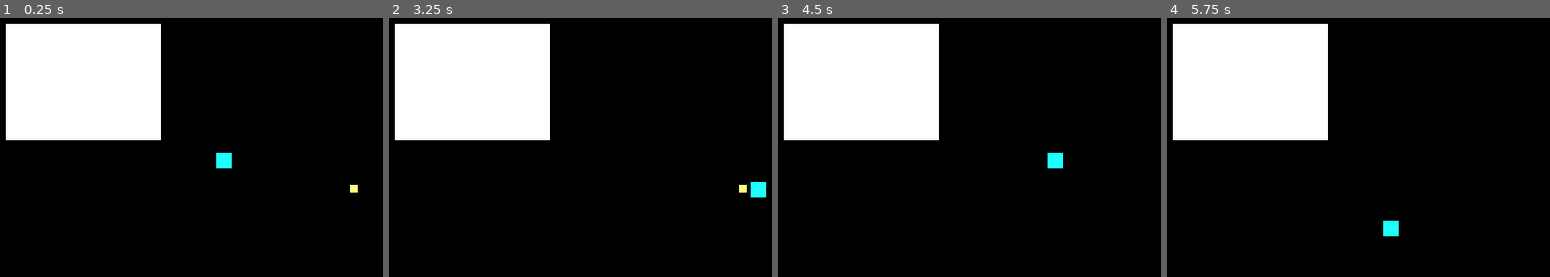
Above: before the commit, frames 1-4 (left to right).
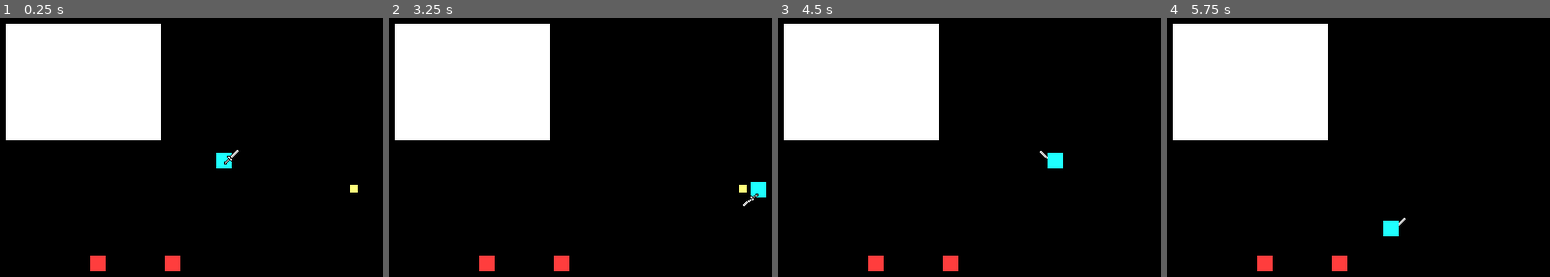
Above: after the commit, the same moments.

Repository: OwenDdev/Project-King
Game: Godot game, scene res://free_world.tscn
Same seed, same stepped clock (60 frames per second), same inputs: the game is played once before the commit and once after it.
Inputs (mouse positions are in pixels of both pictures, inside the frame that each line leads up to):
- Up to frame 1 (0.25 s): no input
- Up to frame 2 (3.25 s): tap Enter at 0.5 s; move the mouse to (outside the picture) at 0.52 s; press the mouse at (outside the picture) at 0.53 s; hold D (Right) 0.53-1.28 s; move the mouse to (523, 201) at 1.27 s; release the mouse at (523, 201) at 1.28 s; hold S (Down) 1.28-2.03 s; tap E (Interact) at 1.35 s; click (523, 201) at 1.55 s; move the mouse to (710, 108) at 2.02 s; press the mouse at (710, 108) at 2.03 s; hold D (Right) 2.03-2.78 s; move the mouse to (618, 253) at 2.77 s; release the mouse at (618, 253) at 2.78 s; hold W (Up) from 2.78 s (still down); click (618, 253) at 2.85 s
- Up to frame 3 (4.5 s): move the mouse to (outside the picture) at 3.52 s; release W (Up) at 3.53 s; hold E (Interact) 3.53-4.28 s; hold A (Left) from 3.53 s (still down); click (outside the picture) at 3.8 s; move the mouse to (850, 131) at 4.27 s; click (850, 131) at 4.35 s
- Up to frame 4 (5.75 s): move the mouse to (1458, 183) at 5.02 s; release A (Left) at 5.03 s; press the mouse at (1458, 183) at 5.03 s; hold S (Down) from 5.03 s (still down)

The runs differ from the first frame. In frame 1, 0.5% of the frame differs, in the area x 23-63%, y 50-98%; in frame 2, 0.5%; in frame 3, 0.5%; in frame 4, 0.5%.

Commit message:
Basic Melee attack
Basic Enemy (dummy) created
weapon animation created
attack node created

Diff:
--- /dev/null
+++ b/projectking/attack.gd
@@ -0,0 +1,17 @@
+extends Node2D
+
+var weapon_damage: float = 1.0
+
+func _ready() -> void:
+	look_at(get_global_mouse_position())
+	$Sprite2D/AnimationPlayer.play("slash")
+
+
+func _on_anmation_player_animation_finished(anim_name: StringName) -> void:
+	if anim_name == "slash":
+		queue_free()
+
+
+func _on_area_2d_body_entered(body: Node2D) -> void:
+	if body.is_in_group("enemy"):
+		body.take_damage(weapon_damage)
--- /dev/null
+++ b/projectking/attack.tscn
@@ -0,0 +1,63 @@
+[gd_scene load_steps=6 format=3 uid="uid://c3ymoiokuskf"]
+
+[ext_resource type="Script" path="res://attack.gd" id="1_31pv0"]
+
+[sub_resource type="RectangleShape2D" id="RectangleShape2D_cwtxp"]
+size = Vector2(50, 16)
+
+[sub_resource type="Animation" id="Animation_a8l43"]
+resource_name = "slash"
+length = 0.6
+step = 0.05
+tracks/0/type = "value"
+tracks/0/imported = false
+tracks/0/enabled = true
+tracks/0/path = NodePath("../Area2D/CollisionShape2D:disabled")
+tracks/0/interp = 1
+tracks/0/loop_wrap = true
+tracks/0/keys = {
+"times": PackedFloat32Array(0, 0.6),
+"transitions": PackedFloat32Array(1, 1),
+"update": 1,
+"values": [false, true]
+}
+
+[sub_resource type="Animation" id="Animation_7d0va"]
+length = 0.001
+tracks/0/type = "value"
+tracks/0/imported = false
+tracks/0/enabled = true
+tracks/0/path = NodePath("../Area2D/CollisionShape2D:disabled")
+tracks/0/interp = 1
+tracks/0/loop_wrap = true
+tracks/0/keys = {
+"times": PackedFloat32Array(0),
+"transitions": PackedFloat32Array(1),
+"update": 1,
+"values": [false]
+}
+
+[sub_resource type="AnimationLibrary" id="AnimationLibrary_cuwgu"]
+_data = {
+"RESET": SubResource("Animation_7d0va"),
+"slash": SubResource("Animation_a8l43")
+}
+
+[node name="attack" type="Node2D"]
+script = ExtResource("1_31pv0")
+
+[node name="Area2D" type="Area2D" parent="."]
+
+[node name="CollisionShape2D" type="CollisionShape2D" parent="Area2D"]
+position = Vector2(25, 0)
+shape = SubResource("RectangleShape2D_cwtxp")
+
+[node name="Sprite2D" type="Sprite2D" parent="."]
+
+[node name="AnimationPlayer" type="AnimationPlayer" parent="Sprite2D"]
+libraries = {
+"": SubResource("AnimationLibrary_cuwgu")
+}
+
+[connection signal="body_entered" from="Area2D" to="." method="_on_area_2d_body_entered"]
+[connection signal="animation_finished" from="Sprite2D/AnimationPlayer" to="." method="_on_animation_player_animation_finished"]
--- /dev/null
+++ b/projectking/enemy.gd
@@ -0,0 +1,20 @@
+extends CharacterBody2D
+
+var health: float = 3.0
+
+func take_damage(weapon_damge: float):
+	self.modulate = Color.WHITE
+	health -= weapon_damge
+
+	if health <= 0.0:
+		queue_free()
+
+
+# Called when the node enters the scene tree for the first time.
+func _ready() -> void:
+	pass # Replace with function body.
+
+
+# Called every frame. 'delta' is the elapsed time since the previous frame.
+func _process(delta: float) -> void:
+	pass
--- /dev/null
+++ b/projectking/enemy.tscn
@@ -0,0 +1,18 @@
+[gd_scene load_steps=4 format=3 uid="uid://5hy0poeu1w4b"]
+
+[ext_resource type="Script" path="res://enemy.gd" id="1_hfljh"]
+[ext_resource type="Texture2D" uid="uid://ugbfsjstwgcv" path="res://base.png" id="1_w2urq"]
+
+[sub_resource type="RectangleShape2D" id="RectangleShape2D_qdtng"]
+size = Vector2(14, 14)
+
+[node name="Enemy" type="CharacterBody2D" groups=["enemy"]]
+script = ExtResource("1_hfljh")
+
+[node name="Sprite2D" type="Sprite2D" parent="."]
+modulate = Color(1, 0.24, 0.24, 1)
+texture_filter = 1
+texture = ExtResource("1_w2urq")
+
+[node name="CollisionShape2D" type="CollisionShape2D" parent="."]
+shape = SubResource("RectangleShape2D_qdtng")
--- a/projectking/free_world.tscn
+++ b/projectking/free_world.tscn
@@ -1,10 +1,11 @@
-[gd_scene load_steps=7 format=3 uid="uid://dytauo73xw1on"]
+[gd_scene load_steps=8 format=3 uid="uid://dytauo73xw1on"]
 
 [ext_resource type="PackedScene" uid="uid://5hn6xyxku0km" path="res://player_k.tscn" id="1_aq7ej"]
 [ext_resource type="Script" path="res://free_world.gd" id="1_c5wvl"]
 [ext_resource type="PackedScene" uid="uid://duq1j5fmopgbm" path="res://basic_collectable.tscn" id="2_2cln7"]
 [ext_resource type="PackedScene" uid="uid://dn0yd4fk1lunw" path="res://home.tscn" id="3_43e15"]
 [ext_resource type="PackedScene" uid="uid://del724g2kphlu" path="res://scene_trigger.tscn" id="4_3kur2"]
+[ext_resource type="PackedScene" uid="uid://5hy0poeu1w4b" path="res://enemy.tscn" id="6_ouegg"]
 
 [sub_resource type="RectangleShape2D" id="RectangleShape2D_nwrla"]
 size = Vector2(24, 22)
@@ -32,3 +33,9 @@
 
 [node name="any" type="Marker2D" parent="EntranceMarkers"]
 position = Vector2(138, 142)
+
+[node name="Enemy" parent="." instance=ExtResource("6_ouegg")]
+position = Vector2(153, 261)
+
+[node name="Enemy2" parent="." instance=ExtResource("6_ouegg")]
+position = Vector2(230, 261)
--- a/projectking/player.gd
+++ b/projectking/player.gd
@@ -3,6 +3,14 @@
 var speed = 100
 
 var input_velocity = Vector2.ZERO
+
+var current_look_dir = "right"
+
+# weapon variables
+var can_slash: bool = true
+@export var slash_time: float = 0.2
+@export var sword_return_time: float = 0.5
+@export var weapon_damage: float = 1.0
 
 var Inventory = []
 
@@ -39,3 +47,44 @@
 		velocity = Vector2.ZERO
 
 	move_and_slide()
+
+	#look direction
+	if current_look_dir == "right" and  get_global_mouse_position().x < global_position.x:
+		$Sprite2D/flip_anim.play("look_left")
+		current_look_dir = "left"
+	elif current_look_dir == "left" and  get_global_mouse_position().x > global_position.x:
+		$Sprite2D/flip_anim.play("look_right")
+		current_look_dir = "right"
+
+	if get_global_mouse_position().y > global_position.y:
+		$Sprite2D/weapon.show_behind_parent = false
+		$Sprite2D.frame = 0
+	else:
+		$Sprite2D/weapon.show_behind_parent = true
+		# chang to fix a non game breaking error (investigate in future)
+		#$Sprite2D.frame = 1
+		$Sprite2D.frame = 0
+
+	if Input.is_action_pressed("attack") and can_slash:
+		$Sprite2D/weapon/AnimationPlayer.speed_scale = $Sprite2D/weapon/AnimationPlayer.get_animation("slash").length / slash_time
+		$Sprite2D/weapon/AnimationPlayer.play("slash")
+		can_slash = false
+
+# Core melee attack code
+const sword_slash_preload = preload("res://attack.tscn")
+func spawn_attack():
+	var sword_slash_var = sword_slash_preload.instantiate()
+	sword_slash_var.global_position = global_position
+	sword_slash_var.get_node("Sprite2D/AnimationPlayer").speed_scale = sword_slash_var.get_node("Sprite2D/AnimationPlayer").get_animation("slash").length / slash_time
+	sword_slash_var.get_node("Sprite2D").flip_v = false if get_global_mouse_position().x > global_position.x else true
+	sword_slash_var.weapon_damage = weapon_damage
+	get_parent().add_child(sword_slash_var)
+
+
+
+func _on_animation_player_animation_finished(anim_name: StringName) -> void:
+	if anim_name == "slash":
+		$Sprite2D/weapon/AnimationPlayer.speed_scale = $Sprite2D/weapon/AnimationPlayer.get_animation("sword_return").length / sword_return_time
+		$Sprite2D/weapon/AnimationPlayer.play("sword_return")
+	else:
+		can_slash = true
--- a/projectking/player_k.tscn
+++ b/projectking/player_k.tscn
@@ -1,20 +1,199 @@
-[gd_scene load_steps=4 format=3 uid="uid://5hn6xyxku0km"]
+[gd_scene load_steps=13 format=3 uid="uid://5hn6xyxku0km"]
 
 [ext_resource type="Texture2D" uid="uid://ugbfsjstwgcv" path="res://base.png" id="1_jnoy0"]
 [ext_resource type="Script" path="res://player.gd" id="1_mf12n"]
+[ext_resource type="Texture2D" uid="uid://cejye3hcxlf4a" path="res://sword.png" id="3_g2jvb"]
 
 [sub_resource type="RectangleShape2D" id="RectangleShape2D_xv118"]
-size = Vector2(16, 15)
+size = Vector2(16, 16)
+
+[sub_resource type="Animation" id="Animation_s62tk"]
+resource_name = "slash"
+length = 0.3
+step = 0.05
+tracks/0/type = "value"
+tracks/0/imported = false
+tracks/0/enabled = true
+tracks/0/path = NodePath(".:rotation")
+tracks/0/interp = 1
+tracks/0/loop_wrap = true
+tracks/0/keys = {
+"times": PackedFloat32Array(0, 0.25),
+"transitions": PackedFloat32Array(0.5, -2),
+"update": 0,
+"values": [0.0, 1.65806]
+}
+tracks/1/type = "value"
+tracks/1/imported = false
+tracks/1/enabled = true
+tracks/1/path = NodePath(".:scale")
+tracks/1/interp = 1
+tracks/1/loop_wrap = true
+tracks/1/keys = {
+"times": PackedFloat32Array(0, 0.3),
+"transitions": PackedFloat32Array(0.5, 0.5),
+"update": 0,
+"values": [Vector2(1, 1), Vector2(0.8, 0.95)]
+}
+tracks/2/type = "method"
+tracks/2/imported = false
+tracks/2/enabled = true
+tracks/2/path = NodePath("../..")
+tracks/2/interp = 1
+tracks/2/loop_wrap = true
+tracks/2/keys = {
+"times": PackedFloat32Array(0.05),
+"transitions": PackedFloat32Array(1),
+"values": [{
+"args": [],
+"method": &"spawn_attack"
+}]
+}
+
+[sub_resource type="Animation" id="Animation_4ai0e"]
+length = 0.001
+tracks/0/type = "value"
+tracks/0/imported = false
+tracks/0/enabled = true
+tracks/0/path = NodePath(".:rotation")
+tracks/0/interp = 1
+tracks/0/loop_wrap = true
+tracks/0/keys = {
+"times": PackedFloat32Array(0),
+"transitions": PackedFloat32Array(1),
+"update": 0,
+"values": [0.0]
+}
+tracks/1/type = "value"
+tracks/1/imported = false
+tracks/1/enabled = true
+tracks/1/path = NodePath(".:scale")
+tracks/1/interp = 1
+tracks/1/loop_wrap = true
+tracks/1/keys = {
+"times": PackedFloat32Array(0),
+"transitions": PackedFloat32Array(1),
+"update": 0,
+"values": [Vector2(1, 1)]
+}
+
+[sub_resource type="Animation" id="Animation_j2cyd"]
+resource_name = "sword_return"
+length = 0.65
+tracks/0/type = "value"
+tracks/0/imported = false
+tracks/0/enabled = true
+tracks/0/path = NodePath(".:rotation")
+tracks/0/interp = 1
+tracks/0/loop_wrap = true
+tracks/0/keys = {
+"times": PackedFloat32Array(0, 0.2, 0.65),
+"transitions": PackedFloat32Array(-2, -2, 0.5),
+"update": 0,
+"values": [1.65806, 1.65806, 0.0]
+}
+tracks/1/type = "value"
+tracks/1/imported = false
+tracks/1/enabled = true
+tracks/1/path = NodePath(".:scale")
+tracks/1/interp = 1
+tracks/1/loop_wrap = true
+tracks/1/keys = {
+"times": PackedFloat32Array(0, 0.65),
+"transitions": PackedFloat32Array(0.5, 0.5),
+"update": 0,
+"values": [Vector2(0.8, 0.95), Vector2(1, 1)]
+}
+
+[sub_resource type="AnimationLibrary" id="AnimationLibrary_vfyd6"]
+_data = {
+"RESET": SubResource("Animation_4ai0e"),
+"slash": SubResource("Animation_s62tk"),
+"sword_return": SubResource("Animation_j2cyd")
+}
+
+[sub_resource type="Animation" id="Animation_sw4dn"]
+resource_name = "look_left"
+length = 0.15
+step = 0.05
+tracks/0/type = "value"
+tracks/0/imported = false
+tracks/0/enabled = true
+tracks/0/path = NodePath(".:scale")
+tracks/0/interp = 1
+tracks/0/loop_wrap = true
+tracks/0/keys = {
+"times": PackedFloat32Array(0, 0.15),
+"transitions": PackedFloat32Array(0.5, 2),
+"update": 0,
+"values": [Vector2(1, 1), Vector2(-1, 1)]
+}
+
+[sub_resource type="Animation" id="Animation_x3v0m"]
+length = 0.001
+tracks/0/type = "value"
+tracks/0/imported = false
+tracks/0/enabled = true
+tracks/0/path = NodePath(".:scale")
+tracks/0/interp = 1
+tracks/0/loop_wrap = true
+tracks/0/keys = {
+"times": PackedFloat32Array(0),
+"transitions": PackedFloat32Array(1),
+"update": 0,
+"values": [Vector2(1, 1)]
+}
+
+[sub_resource type="Animation" id="Animation_xsuin"]
+resource_name = "look_right"
+length = 0.15
+step = 0.05
+tracks/0/type = "value"
+tracks/0/imported = false
+tracks/0/enabled = true
+tracks/0/path = NodePath(".:scale")
+tracks/0/interp = 1
+tracks/0/loop_wrap = true
+tracks/0/keys = {
+"times": PackedFloat32Array(0, 0.15),
+"transitions": PackedFloat32Array(0.5, 2),
+"update": 0,
+"values": [Vector2(-1, 1), Vector2(1, 1)]
+}
+
+[sub_resource type="AnimationLibrary" id="AnimationLibrary_h7mpd"]
+_data = {
+"RESET": SubResource("Animation_x3v0m"),
+"look_left": SubResource("Animation_sw4dn"),
+"look_right": SubResource("Animation_xsuin")
+}
 
 [node name="PlayerK" type="CharacterBody2D" groups=["Player"]]
+texture_filter = 1
 collision_layer = 9
 script = ExtResource("1_mf12n")
 
 [node name="CollisionShape2D" type="CollisionShape2D" parent="."]
-visible = false
-position = Vector2(0, -0.5)
 shape = SubResource("RectangleShape2D_xv118")
 
 [node name="Sprite2D" type="Sprite2D" parent="."]
-modulate = Color(0.121569, 1, 1, 1)
+self_modulate = Color(0.121569, 1, 1, 1)
 texture = ExtResource("1_jnoy0")
+
+[node name="weapon" type="Sprite2D" parent="Sprite2D"]
+texture_filter = 1
+position = Vector2(0, 4)
+texture = ExtResource("3_g2jvb")
+offset = Vector2(8, -8)
+
+[node name="AnimationPlayer" type="AnimationPlayer" parent="Sprite2D/weapon"]
+libraries = {
+"": SubResource("AnimationLibrary_vfyd6")
+}
+
+[node name="flip_anim" type="AnimationPlayer" parent="Sprite2D"]
+libraries = {
+"": SubResource("AnimationLibrary_h7mpd")
+}
+
+[connection signal="animation_finished" from="Sprite2D/weapon/AnimationPlayer" to="." method="_on_animation_player_animation_finished"]
--- a/projectking/project.godot
+++ b/projectking/project.godot
@@ -56,6 +56,12 @@
 "events": [Object(InputEventKey,"resource_local_to_scene":false,"resource_name":"","device":-1,"window_id":0,"alt_press …(192 unchanged characters)…
 ]
 }
+attack={
+"deadzone": 0.5,
+"events": [Object(InputEventMouseButton,"resource_local_to_scene":false,"resource_name":"","device":-1,"window_id":0,"alt_pressed":false,"shift_pressed":false,"ctrl_pressed":false,"meta_pressed":false,"button_mask":0,"position":Vector2(0, 0),"global_position":Vector2(0, 0),"factor":1.0,"button_index":1,"canceled":false,"pressed":false,"double_click":false,"script":null)
+, Object(InputEventKey,"resource_local_to_scene":false,"resource_name":"","device":-1,"window_id":0,"alt_pressed":false,"shift_pressed":false,"ctrl_pressed":false,"meta_pressed":false,"pressed":false,"keycode":0,"physical_keycode":88,"key_label":0,"unicode":120,"location":0,"echo":false,"script":null)
+]
+}
 
 [layer_names]
 
Binary file added: projectking/sword.png
Not shown, added: projectking/sword.png.import
